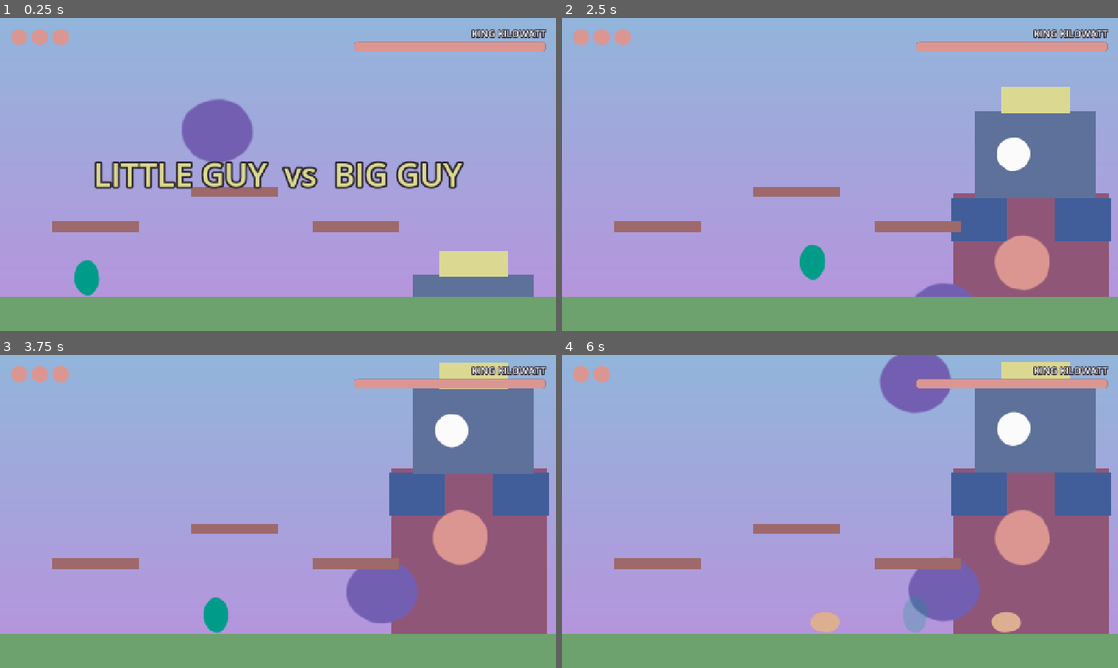
Above: before the commit, frames 1-4 (two rows, left to right).
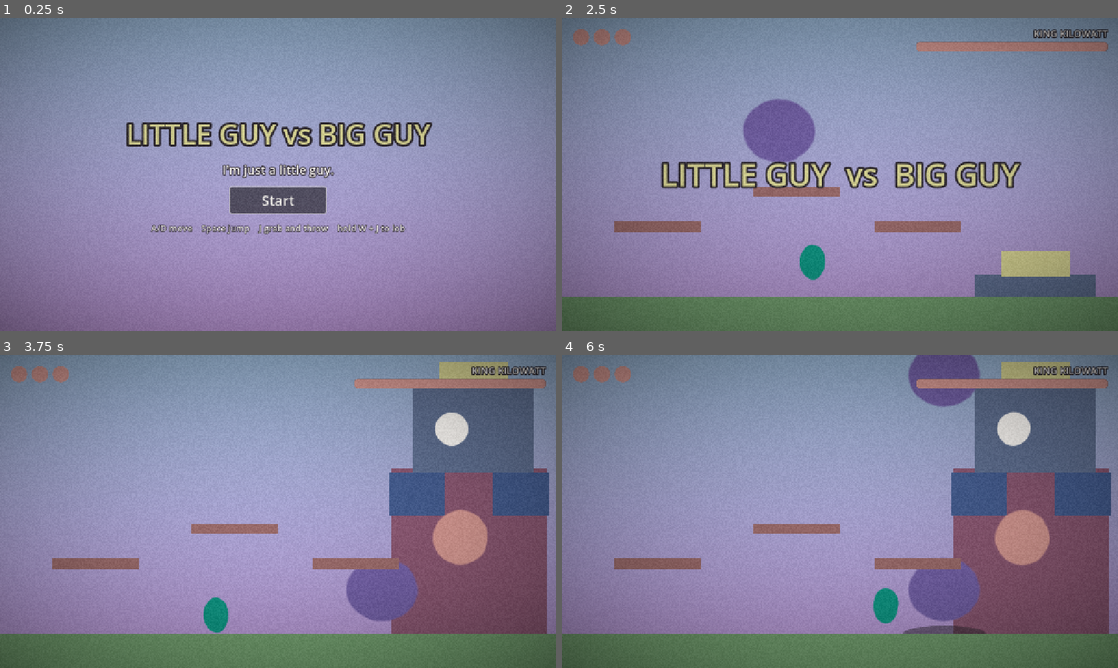
Above: after the commit, the same moments.

Repository: arnavaggarwal-dev/gamejamgamejam
Game: Godot game, scene res://scenes/title.tscn
Two runs of this game, one before a commit and one after it. Both use one fixed random seed, a clock stepped at 60 frames per second and the inputs below. Before the commit the project starts from res://scenes/game.tscn.
Inputs (mouse positions are in pixels of both pictures, inside the frame that each line leads up to):
- Up to frame 1 (0.25 s): no input
- Up to frame 2 (2.5 s): click (840, 199) at 0.5 s, where only the run after the commit has a clickable "Start"; hold D (move_right) from 1.28 s (still down); tap J (grab) at 1.35, 2.3 s; tap Space (jump) at 1.52, 1.55, 1.82, 2.1, 2.27 s
- Up to frame 3 (3.75 s): tap Space (jump) at 2.57, 3.05 s; release D (move_right) at 2.78 s; hold A (move_left) 2.78-3.53 s; hold W (aim_up) 2.78-3.53 s; hold D (move_right) from 3.53 s (still down); tap J (grab) at 3.6 s
- Up to frame 4 (6 s): tap Space (jump) at 3.77, 4.07, 4.52, 4.55, 4.82, 5.1, 5.27, 5.57 s; tap J (grab) at 4.35, 5.3 s; release D (move_right) at 5.03 s; hold A (move_left) 5.03-5.78 s; hold D (move_right) from 5.78 s (still down); hold W (aim_up) from 5.78 s (still down)

The runs differ from the first frame. In frame 1, 92% of the frame differs, in the area x 0-100%, y 0-100%; in frame 2, 93%; in frame 3, 74%; in frame 4, 88%.

Commit message:
feat: old-film filter and title screen

Diff:
--- /dev/null
+++ b/assets/shaders/film_filter.gdshader
@@ -0,0 +1,25 @@
+shader_type canvas_item;
+
+// Old-cartoon film look over the whole screen: fade, warm tint, grain, flicker, vignette.
+uniform sampler2D screen_tex : hint_screen_texture, filter_linear;
+uniform float fade = 0.15;
+uniform vec3 tint = vec3(1.0, 0.94, 0.82);
+uniform float grain = 0.07;
+uniform float flicker = 0.04;
+uniform float vignette = 0.9;
+
+float hash(vec2 p) {
+	return fract(sin(dot(p, vec2(12.9898, 78.233))) * 43758.5453);
+}
+
+void fragment() {
+	vec3 c = texture(screen_tex, SCREEN_UV).rgb;
+	float t = floor(TIME * 24.0);
+	float luma = dot(c, vec3(0.299, 0.587, 0.114));
+	c = mix(c, vec3(luma) * tint, fade);
+	c += (hash(SCREEN_UV * 731.0 + t) - 0.5) * grain;
+	c *= 1.0 - flicker * hash(vec2(t, 0.37));
+	vec2 d = SCREEN_UV - 0.5;
+	c *= 1.0 - dot(d, d) * vignette;
+	COLOR = vec4(c, 1.0);
+}
--- a/project.godot
+++ b/project.godot
@@ -11,7 +11,7 @@
 [application]
 
 config/name="Little Guy vs Big Guy"
-run/main_scene="res://scenes/game.tscn"
+run/main_scene="res://scenes/title.tscn"
 config/features=PackedStringArray("4.7", "GL Compatibility")
 config/icon="res://icon.svg"
 
--- /dev/null
+++ b/scenes/fx/film_filter.tscn
@@ -0,0 +1,23 @@
+[gd_scene format=3]
+
+[ext_resource type="Shader" path="res://assets/shaders/film_filter.gdshader" id="1_film"]
+
+[sub_resource type="ShaderMaterial" id="ShaderMaterial_film"]
+shader = ExtResource("1_film")
+shader_parameter/fade = 0.15
+shader_parameter/tint = Vector3(1, 0.94, 0.82)
+shader_parameter/grain = 0.07
+shader_parameter/flicker = 0.04
+shader_parameter/vignette = 0.9
+
+[node name="FilmFilter" type="CanvasLayer"]
+layer = 20
+
+[node name="Rect" type="ColorRect" parent="."]
+material = SubResource("ShaderMaterial_film")
+anchors_preset = 15
+anchor_right = 1.0
+anchor_bottom = 1.0
+grow_horizontal = 2
+grow_vertical = 2
+mouse_filter = 2
--- a/scenes/game.tscn
+++ b/scenes/game.tscn
@@ -6,6 +6,7 @@
 [ext_resource type="PackedScene" path="res://scenes/player/player.tscn" id="3_player"]
 [ext_resource type="Material" path="res://assets/shaders/boil_material.tres" id="4_boil"]
 [ext_resource type="PackedScene" path="res://scenes/ui/hud.tscn" id="6_hud"]
+[ext_resource type="PackedScene" path="res://scenes/fx/film_filter.tscn" id="7_film"]
 
 [sub_resource type="Gradient" id="Gradient_sky"]
 offsets = PackedFloat32Array(0, 1)
@@ -211,3 +212,5 @@
 script = ExtResource("2_cam")
 
 [node name="HUD" parent="." instance=ExtResource("6_hud")]
+
+[node name="FilmFilter" parent="." instance=ExtResource("7_film")]
--- /dev/null
+++ b/scenes/title.gd
@@ -0,0 +1,8 @@
+extends Control
+## Title screen: one button into the fight.
+
+
+func _ready() -> void:
+	var start: Button = $VBox/Start
+	start.grab_focus()
+	start.pressed.connect(func() -> void: get_tree().change_scene_to_file("res://scenes/game.tscn"))
--- /dev/null
+++ b/scenes/title.tscn
@@ -0,0 +1,86 @@
+[gd_scene format=3]
+
+[ext_resource type="Script" path="res://scenes/title.gd" id="1_title"]
+[ext_resource type="PackedScene" path="res://scenes/fx/film_filter.tscn" id="2_film"]
+
+[sub_resource type="Gradient" id="Gradient_bg"]
+offsets = PackedFloat32Array(0, 1)
+colors = PackedColorArray(0.573, 0.71, 0.859, 1, 0.725, 0.569, 0.863, 1)
+
+[sub_resource type="GradientTexture2D" id="GradientTexture2D_bg"]
+gradient = SubResource("Gradient_bg")
+width = 1280
+height = 720
+fill_from = Vector2(0, 0)
+fill_to = Vector2(0, 1)
+
+[node name="Title" type="Control"]
+layout_mode = 3
+anchors_preset = 15
+anchor_right = 1.0
+anchor_bottom = 1.0
+grow_horizontal = 2
+grow_vertical = 2
+script = ExtResource("1_title")
+
+[node name="Bg" type="TextureRect" parent="."]
+layout_mode = 1
+anchors_preset = 15
+anchor_right = 1.0
+anchor_bottom = 1.0
+grow_horizontal = 2
+grow_vertical = 2
+texture = SubResource("GradientTexture2D_bg")
+expand_mode = 1
+
+[node name="VBox" type="VBoxContainer" parent="."]
+layout_mode = 1
+anchors_preset = 8
+anchor_left = 0.5
+anchor_top = 0.5
+anchor_right = 0.5
+anchor_bottom = 0.5
+offset_left = -560.0
+offset_top = -200.0
+offset_right = 560.0
+offset_bottom = 200.0
+grow_horizontal = 2
+grow_vertical = 2
+theme_override_constants/separation = 20
+alignment = 1
+
+[node name="Name" type="Label" parent="VBox"]
+layout_mode = 2
+theme_override_colors/font_color = Color(0.859, 0.851, 0.569, 1)
+theme_override_colors/font_outline_color = Color(0.176, 0.153, 0.188, 1)
+theme_override_constants/outline_size = 20
+theme_override_font_sizes/font_size = 64
+text = "LITTLE GUY vs BIG GUY"
+horizontal_alignment = 1
+
+[node name="Tag" type="Label" parent="VBox"]
+layout_mode = 2
+theme_override_colors/font_color = Color(0.988, 0.984, 0.988, 1)
+theme_override_colors/font_outline_color = Color(0.176, 0.153, 0.188, 1)
+theme_override_constants/outline_size = 8
+theme_override_font_sizes/font_size = 28
+text = "I'm just a little guy."
+horizontal_alignment = 1
+
+[node name="Start" type="Button" parent="VBox"]
+custom_minimum_size = Vector2(220, 60)
+layout_mode = 2
+size_flags_horizontal = 4
+theme_override_font_sizes/font_size = 32
+text = "Start"
+
+[node name="Controls" type="Label" parent="VBox"]
+layout_mode = 2
+theme_override_colors/font_color = Color(0.988, 0.984, 0.988, 1)
+theme_override_colors/font_outline_color = Color(0.176, 0.153, 0.188, 1)
+theme_override_constants/outline_size = 6
+theme_override_font_sizes/font_size = 20
+text = "A/D move    Space jump    J grab and throw    hold W + J to lob"
+horizontal_alignment = 1
+
+[node name="FilmFilter" parent="." instance=ExtResource("2_film")]
--- a/tests/test_logic.gd
+++ b/tests/test_logic.gd
@@ -31,6 +31,7 @@
 	await _test_boss()
 	await _test_game_wiring()
 	await _test_phase_extras()
+	await _test_title()
 	if _errors.count:
 		printerr("%d engine/script error(s) during tests" % _errors.count)
 	print("%d failure(s)" % failures)
@@ -158,3 +159,13 @@
 	check(arena_anim.current_animation == "break_platforms", "phase 3 breaks the platforms")
 	game.queue_free()
 	await process_frame
+
+
+func _test_title() -> void:
+	var title: Control = load("res://scenes/title.tscn").instantiate()
+	root.add_child(title)
+	await process_frame
+	check(title.get_node("VBox/Start").has_focus(), "title focuses the Start button")
+	check(title.get_node("FilmFilter/Rect").material != null, "film filter has its shader material")
+	title.queue_free()
+	await process_frame
Not shown, added: assets/shaders/film_filter.gdshader.uid
Not shown, added: scenes/title.gd.uid
